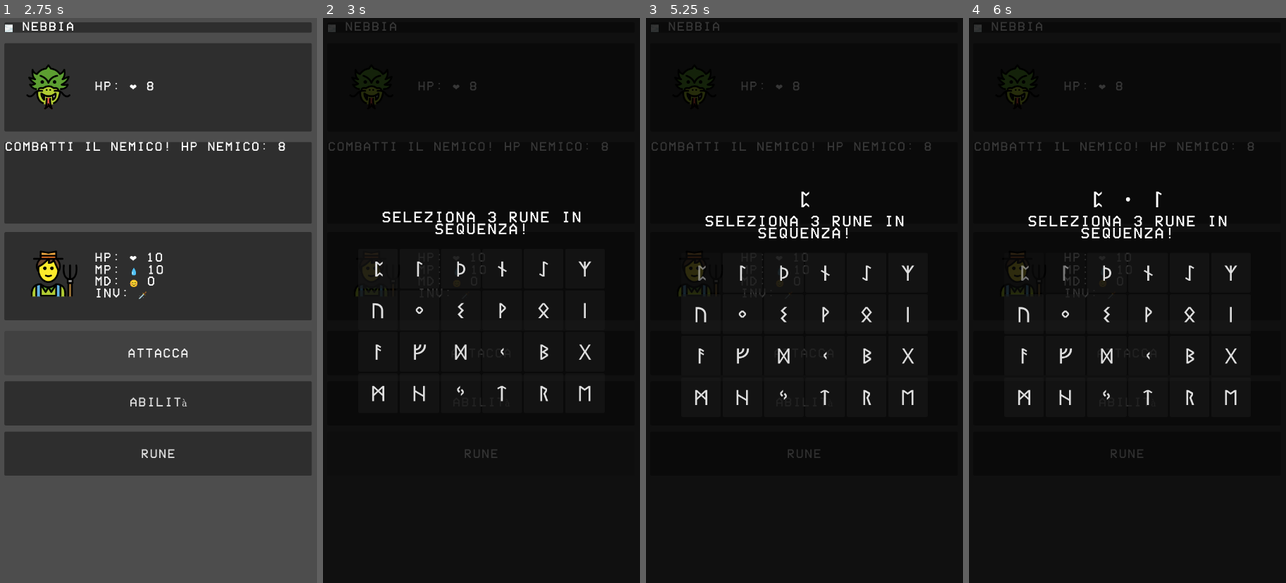
Above: before the commit, frames 1-4 (left to right).
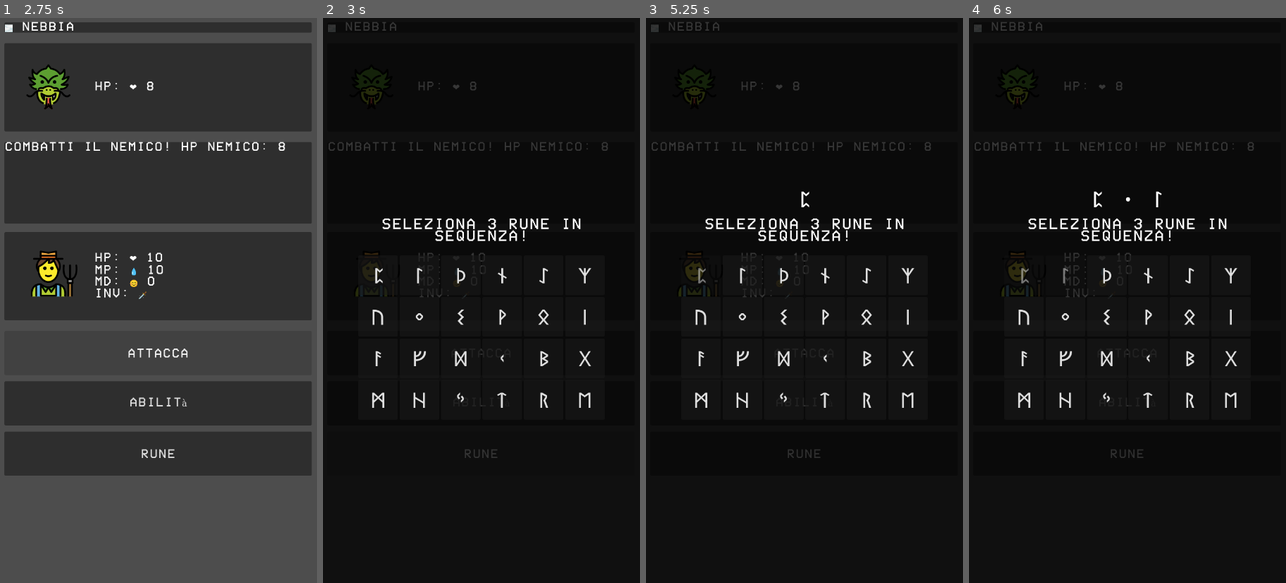
Above: after the commit, the same moments.

Repository: NinNonNan/mini-rpg
Game: Godot game, scene res://game.tscn
The game is run twice, just before and just after one commit, with the same random seed, the same clock (stepped at 60 frames per second) and the same inputs.
Inputs:
- Up to frame 1 (2.75 s): click "Entra nella caverna" at 0.5 s; click "Prendi la spada" at 1.25 s; click "Combatti" at 2 s
- Up to frame 2 (3 s): click "Rune" at 2.75 s
- Up to frame 3 (5.25 s): click "Attacca" at 3.5 s; click "Abilità" at 4.25 s; click "ᛈ" at 5 s
- Up to frame 4 (6 s): click "ᛚ" at 5.75 s

Frame 1 is identical in both runs. In frame 2, 2.3% of the frame differs, in the area x 15-85%, y 34-69%; in frame 3, 1.7%; in frame 4, 1.7%.

Commit message:
Modificate le rune

Diff:
--- a/manager/combat_manager.gd
+++ b/manager/combat_manager.gd
@@ -49,6 +49,9 @@
 
 # Variabile temporanea per la magia selezionata in attesa di bersaglio
 var pending_spell_id: String = ""
+
+# Variabile temporanea per i dati della combo runica in attesa di bersaglio
+var pending_rune_data: Dictionary = {}
 
 
 # =========================================================
@@ -308,9 +311,11 @@
 func start_rune_combat():
 	# Verifica che il RuneManager esista nel Game
 	if "rune_manager" in game and game.rune_manager:
-		# Connettiamo i segnali del RuneManager alle funzioni locali di gestione danni
-		if not game.rune_manager.spell_cast_success.is_connected(_on_rune_spell_success):
-			game.rune_manager.spell_cast_success.connect(_on_rune_spell_success)
+		# Connettiamo il segnale per la richiesta bersaglio (NUOVO)
+		if not game.rune_manager.request_target_selection.is_connected(_on_rune_target_requested):
+			game.rune_manager.request_target_selection.connect(_on_rune_target_requested)
+
+		# Connettiamo il segnale di fine combo (per gestire fallimenti/fizzle)
 		if not game.rune_manager.combo_finished.is_connected(_on_rune_sequence_finished):
 			game.rune_manager.combo_finished.connect(_on_rune_sequence_finished)
 
@@ -320,30 +325,84 @@
 		# Fallback: passa il turno se qualcosa va storto
 		entity_turn()
 
-func _on_rune_spell_success(spell_id, power, cost, type):
-
-	# Se il nemico è già sconfitto (es. ucciso dalla runa precedente nella combo),
-	# interrompiamo l'elaborazione per evitare log confusi su nemici già morti.
-	if current_entity_health <= 0:
+func _on_rune_target_requested(spell_data):
+	pending_rune_data = spell_data
+
+	# Configura la UI per la selezione bersaglio
+	game.text.text = game.tr("combat_select_target")
+
+	# Nasconde i pulsanti di combattimento
+	game.b1.hide()
+	game.b2.hide()
+
+	# Pulsante Indietro (Annulla selezione ma perde il turno/runa)
+	game.b3.text = game.tr("combat_back")
+	game.b3.show()
+	game._clear_signals(game.b3)
+	game.b3.pressed.connect(cancel_rune_selection)
+
+	# Attiva le icone cliccabili sui bersagli
+	game.enable_target_selection()
+	game.target_clicked.connect(_on_rune_target_chosen, CONNECT_ONE_SHOT)
+
+func cancel_rune_selection():
+	game.disable_target_selection()
+	if game.target_clicked.is_connected(_on_rune_target_chosen):
+		game.target_clicked.disconnect(_on_rune_target_chosen)
+	# Se annulli dopo aver castato le rune, torni al menu principale ma hai perso l'occasione di lanciare.
+	show_combat_buttons()
+
+func _on_rune_target_chosen(target_type):
+	game.disable_target_selection()
+
+	var target_id = ""
+	if target_type == "player": target_id = "player"
+	elif target_type == "enemy": target_id = current_entity_id
+	elif target_type == "back":
+		cancel_rune_selection()
 		return
 
-	# Applica il danno calcolato dalla runa
-	var damage = int(power)
+	if target_id != "":
+		_execute_rune_combo(target_id)
+
+func _execute_rune_combo(target_id):
+	var data = pending_rune_data
+	var power = int(data.get("power", 0))
+	var cost = int(data.get("cost", 0))
+	var type = data.get("type", "neutral")
+	var spell_name = data.get("name", "Combo Runica")
+
+	# Consuma Mana
+	game.modify_player_energy("magic", -cost)
+
+	# Recupera dati del bersaglio per resistenze/affinità
+	var affinities = []
+	var immunities = []
+	var weaknesses = []
+
+	if target_id == "player":
+		var p_data = game.story_data.get("player", {})
+		affinities = p_data.get("affinity", [])
+		weaknesses = p_data.get("weaknesses", [])
+		immunities = p_data.get("immunities", [])
+	else:
+		var e_data = game.entity_data.get(current_entity_id, {})
+		affinities = e_data.get("affinity", [])
+		weaknesses = e_data.get("weaknesses", [])
+		immunities = e_data.get("immunities", [])
+
+	var damage = power
+	var msg = ""
 	var msg_extra = ""
 
-	# Calcolo resistenze/debolezze
-	var entity_def = game.entity_data.get(current_entity_id, {})
-
-	# Verifica robusta che siano Array
-	var weaknesses = entity_def.get("weaknesses", [])
-	if not weaknesses is Array: weaknesses = []
-	var immunities = entity_def.get("immunities", [])
-	if not immunities is Array: immunities = []
-	var affinities = entity_def.get("affinity", [])
-	if not affinities is Array: affinities = []
-
+	# ========================================================================================
+	# SISTEMA DI CURA BASATO SU AFFINITÀ (IMPORTANTE: NON MODIFICARE)
+	# Non esiste un tipo "Cura" dedicato. La cura avviene quando il bersaglio viene colpito
+	# da un tipo di energia per cui possiede un'affinità.
+	# Se type è in affinities -> Il danno diventa negativo (ovvero cura).
+	# ========================================================================================
 	if type in affinities:
-		damage *= -1 # Affinità cura il nemico
+		damage *= -1 # Affinità inverte il danno (Cura)
 		msg_extra = game.tr("combat_damage_affinity") % type
 	elif type in immunities:
 		damage = 0
@@ -352,24 +411,47 @@
 		damage *= 2
 		msg_extra = game.tr("combat_damage_weakness")
 
-	var hp_before = current_entity_health
-	current_entity_health -= damage
-
-	# Manteniamo i PV a 0 come minimo per pulizia dei log
-	if current_entity_health < 0:
-		current_entity_health = 0
-
-	print("[COMBAT LOG] Rune Spell (%s) -> %s | Type: %s | DMG: %d | HP: %d -> %d" % [spell_id, current_entity_id, type, damage, hp_before, current_entity_health])
-
-	# Feedback immediato per ogni magia della combo
-	game.text.text = game.tr("spell_cast_damage") % [spell_id, abs(damage)] + msg_extra
+	# Applica Danno/Cura
+	if target_id == "player":
+		# Controlliamo se questo danno sarà letale PRIMA di applicarlo.
+		# Se il giocatore muore, modify_player_energy resetta le variabili globali (Game Over),
+		# quindi dobbiamo interrompere l'esecuzione qui per non attivare erroneamente la vittoria.
+		var is_lethal = damage > 0 and (game.health - damage) <= 0
+
+		# modify_player_energy: +amount = cura, -amount = danno
+		# Se 'damage' è negativo (cura), -damage diventa positivo.
+		game.modify_player_energy("life", -damage)
+
+		if is_lethal:
+			return
+
+		if damage < 0:
+			msg = game.tr("spell_cast_heal") % [spell_name, abs(damage)]
+		else:
+			msg = "Ti sei colpito con %s per %d danni!" % [spell_name, damage] + msg_extra
+
+	elif target_id == current_entity_id:
+		current_entity_health -= damage
+		if current_entity_health < 0: current_entity_health = 0
+
+		if damage < 0:
+			msg = "Il nemico assorbe %s e si cura!" % type
+		else:
+			msg = game.tr("spell_cast_damage") % [spell_name, damage] + msg_extra
+
+	game.text.text = msg
 	game.update_stats()
 
-func _on_rune_sequence_finished(_total_spells):
-	# Alla fine della combo, controlliamo se abbiamo vinto o se tocca al nemico
+	await get_tree().create_timer(1.5).timeout
+
 	if await _check_victory():
 		return
 
+	entity_turn()
+
+func _on_rune_sequence_finished(_total_spells):
+	# Viene chiamato solo se la combo fallisce (0 spells)
+	# Passa il turno al nemico (punizione per il fallimento)
 	entity_turn()
 
 # =========================================================
--- a/manager/rune_manager.gd
+++ b/manager/rune_manager.gd
@@ -3,7 +3,7 @@
 # Segnali verso il sistema di gioco/combattimento
 signal spell_cast_success(spell_id, final_power, cost, type)
 signal spell_cast_failed(reason)
-signal request_target_selection(spell_list)
+signal request_target_selection(spell_data)
 signal combo_finished(total_spells)
 
 # Configurazione Gameplay
@@ -15,6 +15,7 @@
 
 # Variabili di Stato
 var rune_data = {}
+var damage_types_data = {}
 var current_sequence = []
 var current_icons = []
 var start_time_ms = 0
@@ -43,18 +44,30 @@
 	rune_display_label.add_theme_font_size_override("font_size", 50)
 	# Centra le rune visualizzate orizzontalmente
 	rune_display_label.horizontal_alignment = HORIZONTAL_ALIGNMENT_CENTER
+	# Riserva spazio verticale fisso per evitare spostamenti quando si scrive la prima runa
+	rune_display_label.custom_minimum_size.y = 80
+	rune_display_label.vertical_alignment = VERTICAL_ALIGNMENT_CENTER
 
 func _load_rune_data():
-	var file = FileAccess.open("res://runes.json", FileAccess.READ)
-	if file:
+	var runes_file = FileAccess.open("res://runes.json", FileAccess.READ)
+	if runes_file:
 		var json = JSON.new()
-		var error = json.parse(file.get_as_text())
+		var error = json.parse(runes_file.get_as_text())
 		if error == OK:
 			rune_data = json.data
 		else:
 			push_error("RuneManager: Errore parsing runes.json")
 	else:
 		push_error("RuneManager: File runes.json non trovato!")
+
+	var story_file = FileAccess.open("res://story.json", FileAccess.READ)
+	if story_file:
+		var json = JSON.new()
+		var error = json.parse(story_file.get_as_text())
+		if error == OK:
+			damage_types_data = json.data.get("damage_types", {})
+	else:
+		push_error("RuneManager: File story.json non trovato!")
 
 # Metodo pubblico per avviare il manager
 func start_rune_casting():
@@ -180,7 +193,9 @@
 	# Accumula l'incantesimo nella lista
 	accumulated_spells.append({
 		"id": spell.get("id", "unknown_spell"),
+		"name": spell.get("name", "spell_unknown"),
 		"power": spell.get("base_power", 0) * speed_mult,
+		"speed_mult": speed_mult,
 		"cost": scaled_cost,
 		"type": spell.get("type", "neutral")
 	})
@@ -205,7 +220,69 @@
 	is_active = false
 	hide()
 	if accumulated_spells.size() > 0:
-		request_target_selection.emit(accumulated_spells)
+		# 1. Raggruppa potenza per tipo e calcola costo totale
+		var power_by_type = {}
+		var total_cost = 0.0
+		for spell in accumulated_spells:
+			var spell_type = spell.get("type", "neutral")
+			var spell_power = spell.get("power", 0.0)
+
+			if not power_by_type.has(spell_type):
+				power_by_type[spell_type] = 0.0
+			power_by_type[spell_type] += spell_power
+
+			total_cost += spell.get("cost", 0.0)
+
+		# 2. Gestisci gli opposti: si annullano a vicenda
+		var processed_types = [] # Per non processare una coppia due volte
+		for type1 in power_by_type.keys():
+			if type1 in processed_types: continue
+
+			var type1_data = damage_types_data.get(type1, {})
+			var opposite_type = type1_data.get("opposite")
+
+			if opposite_type and power_by_type.has(opposite_type):
+				var power1 = power_by_type[type1]
+				var power2 = power_by_type[opposite_type]
+
+				if power1 >= power2:
+					power_by_type[type1] = power1 - power2
+					power_by_type[opposite_type] = 0.0
+				else:
+					power_by_type[opposite_type] = power2 - power1
+					power_by_type[type1] = 0.0
+
+				processed_types.append(type1)
+				processed_types.append(opposite_type)
+
+		# 3. Calcola potenza totale e determina il tipo dominante
+		var total_power = 0.0
+		var main_type = "neutral"
+		var max_power = 0.0
+
+		for type in power_by_type.keys():
+			var power = power_by_type[type]
+			total_power += power
+			if power > max_power:
+				max_power = power
+				main_type = type
+
+		if total_power <= 0:
+			main_type = "neutral"
+			total_power = 0
+
+		# 4. Crea l'incantesimo aggregato
+		var aggregated_spell = {
+			"id": "rune_combo",
+			"name": "Combo Runica",
+			"power": total_power,
+			"cost": total_cost,
+			"type": main_type
+		}
+
+		if OS.is_debug_build():
+			print("RuneManager: Requesting target for aggregated spell: ", aggregated_spell)
+		request_target_selection.emit(aggregated_spell)
 	else:
 		# Emettiamo combo_finished solo se non ci sono spell da lanciare (fallimento)
 		# Altrimenti lasciamo il controllo alla selezione bersaglio
--- a/story.json
+++ b/story.json
@@ -14,13 +14,18 @@
 		"mood": { "name": "energy_mood", "icon": "😊" }
 	},
 	"damage_types": {
-		"taglio": {"name": "Taglio","icon": "🗡️"},
-		"fuoco": {"name": "Fuoco","icon": "🔥"},
-		"morso": {"name": "Morso","icon": "🦷"},
-		"sole": {"name": "Sole","icon": "☀️"},
-		"sacro": {"name": "Sacro","icon": "✨"},
-		"graffio": {"name": "Graffio","icon": "🐾"},
-		"artiglio": {"name": "Artiglio","icon": "🐾"}
+		"taglio": {"name": "Taglio", "icon": "🗡️"},
+		"fuoco": {"name": "Fuoco", "icon": "🔥", "opposite": "ghiaccio"},
+		"ghiaccio": {"name": "Ghiaccio", "icon": "❄️", "opposite": "fuoco"},
+		"elettrico": {"name": "Elettrico", "icon": "⚡", "opposite": "terra"},
+		"terra": {"name": "Terra", "icon": "🌍", "opposite": "elettrico"},
+		"sole": {"name": "Sole", "icon": "☀️", "opposite": "oscurita"},
+		"sacro": {"name": "Sacro", "icon": "✨", "opposite": "maledetto"},
+		"oscurita": {"name": "Oscurità", "icon": "🌑", "opposite": "sacro"},
+		"maledetto": {"name": "Maledetto", "icon": "☠️", "opposite": "sacro"},
+		"morso": {"name": "Morso", "icon": "🦷"},
+		"graffio": {"name": "Graffio", "icon": "🐾"},
+		"artiglio": {"name": "Artiglio", "icon": "🐾"}
 	},
 	"weather": {
 		"sun": {
